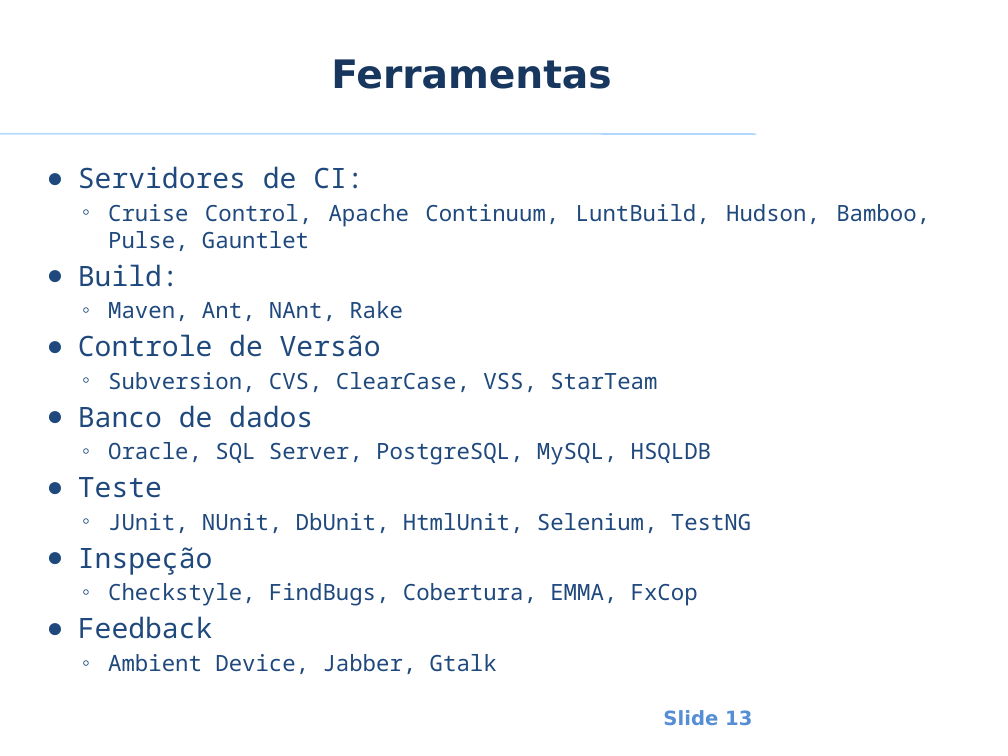
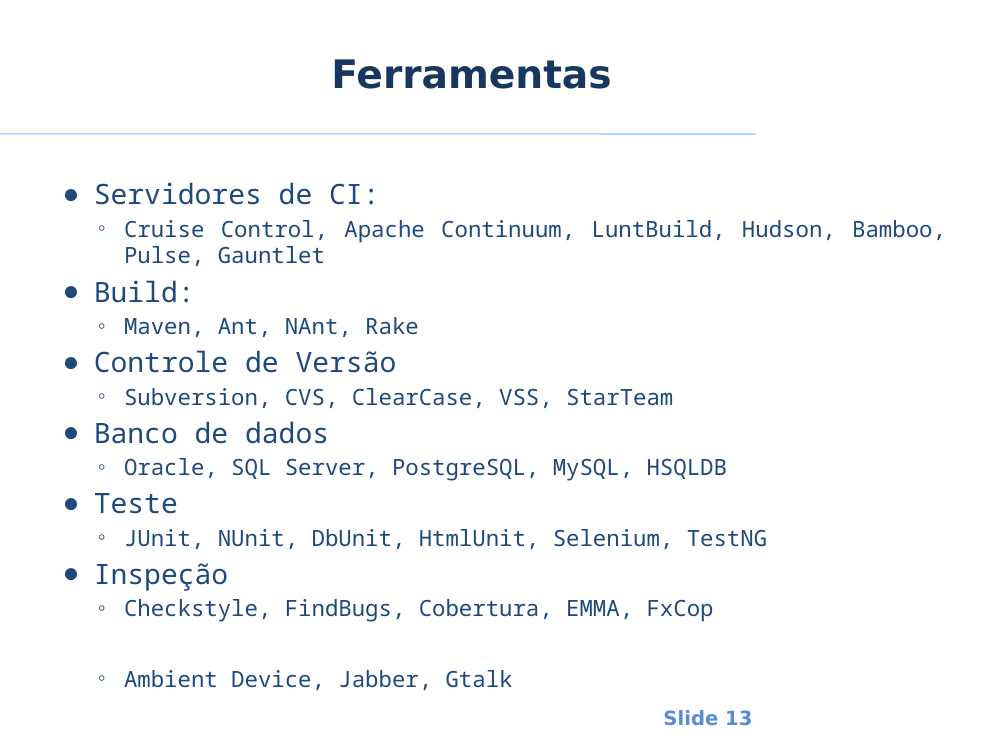
Before and after one commit to smrpuc/pos-fit-es10, a slide deck: slide 13 of Material Aulas/Gestão de Configuração e Mudanças/ES - GCM - Anderson Hummel - Aula 5 - 1 - Integração Continua.pptx. Drawn at 1008x756 pixels with LibreOffice and Linux fonts; fonts in the diff are those of the drawing; background and template pictures are left out. Boxes give left, top, right and bottom in pixels: in the first picture for what was removed or moved away, otherwise in the second. Text is boxed around its words. In the diff, an @@ line names an element or a change of style, - is before the commit and + after.

```diff
--- a/Material Aulas/Gestão de Configuração e Mudanças/ES - GCM - Anderson Hummel - Aula 5 - 1 - Integração Continua.pptx
+++ b/Material Aulas/Gestão de Configuração e Mudanças/ES - GCM - Anderson Hummel - Aula 5 - 1 - Integração Continua.pptx
@@ text at [94,182,946,690]: paragraph removed @@
-● Feedback
@@ text "Servidores de CI:": place and size @@
-text "Servidores de CI:" at [78,166,930,606]
+text "Servidores de CI:" at [94,182,946,690]
```
